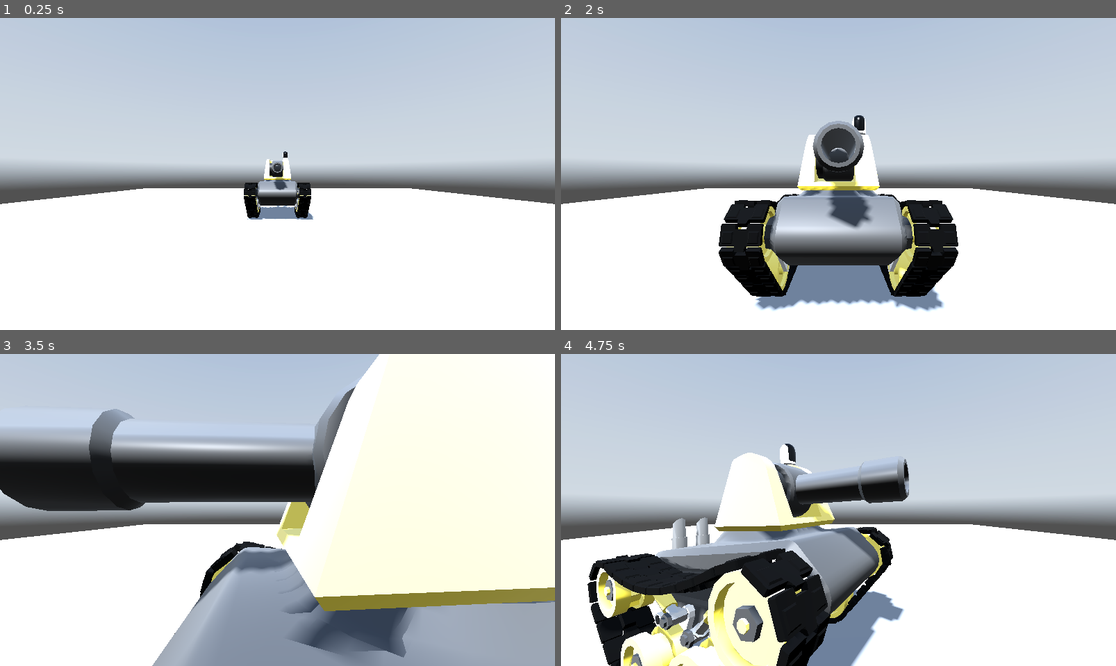
Above: before the commit, frames 1-4 (two rows, left to right).
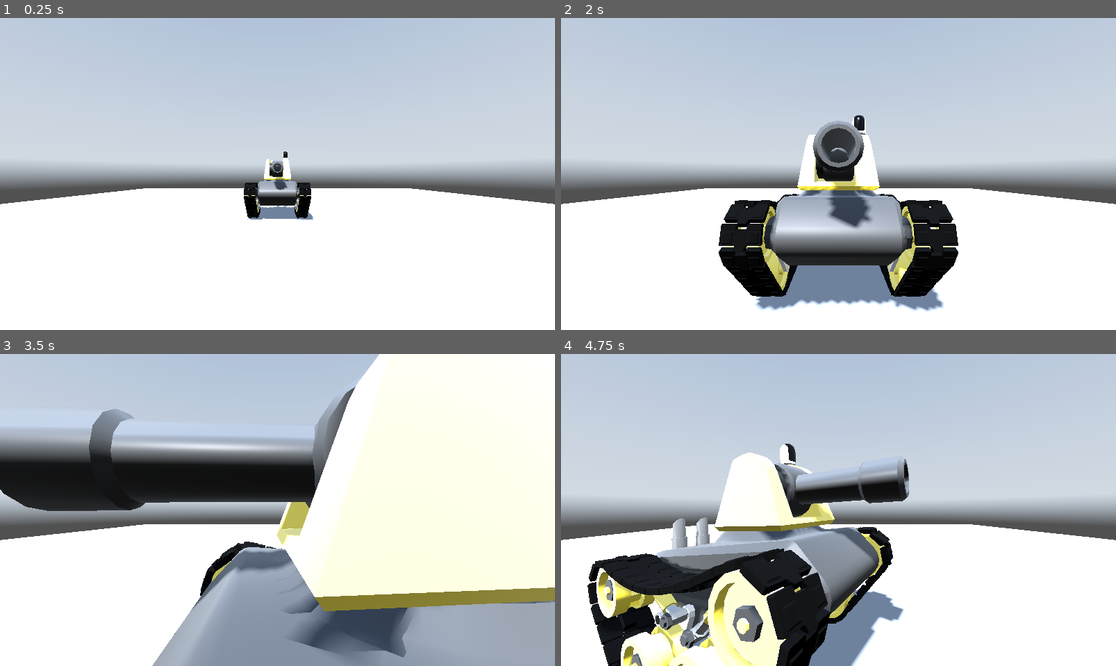
Above: after the commit, the same moments.

Repository: APlatner/robogames-2024
Game: Godot game, scene res://test_22122023.tscn
Two runs of this game, one before a commit and one after it. Both use one fixed random seed, a clock stepped at 60 frames per second and the inputs below. A sky picture missing from this copy of the repository is replaced by a grey-blue gradient.
Inputs:
- Up to frame 1 (0.25 s): no input
- Up to frame 2 (2 s): tap Enter at 0.5 s; hold W (forward) from 0.53 s (still down); tap Space (shoot) at 0.6, 1.35 s
- Up to frame 3 (3.5 s): release W (forward) at 2.03 s; hold A (left) from 2.03 s (still down); tap Space (shoot) at 2.1, 2.85 s
- Up to frame 4 (4.75 s): release A (left) at 3.53 s; hold S (backward) 3.53-4.28 s; tap Space (shoot) at 3.6, 4.35 s; hold D (right) from 4.28 s (still down)

The runs differ from the first frame. In frame 2, less than 0.1% of the frame differs, in the area x 28-72%, y 64-86%; in frame 3, less than 0.1%; in frame 4, 0.6%, in the area x 4-60%, y 55-100%.

Commit message:
reformat pathgen.gd

Diff:
--- a/pathgen.gd
+++ b/pathgen.gd
@@ -8,15 +8,14 @@
 
 var a: float = 0
 
+
 func _ready() -> void:
 	curve = Curve3D.new()
 	_generate_curve_points()
 
+
 func _process(delta: float) -> void:
 	_generate_curve_points()
-	#rear_idler.position.x += Input.get_axis('left', 'right') * delta * 2
-	#rear_idler.position.y += Input.get_axis('backward', 'forward') * delta * 2
-	#rotate_y(delta)
 
 
 func _generate_curve_points():
@@ -48,8 +47,8 @@
 	var n2 := 2 * PI / ((b1 - a1) - (b2 - a2))
 	var k2 := 4.0 / 3.0 * tan(PI / 2 / n2)
 
-	var t2a := -Vector3(-r2a.y, r2a.z, 0) * k2
-	var t2b := Vector3(-r2b.y, r2b.z, 0) * k2
+	var t2a := -Vector3(0, r2a.z, -r2a.y) * k2
+	var t2b := Vector3(0, r2b.z, -r2b.y) * k2
 
 	var p2b := to_local(rear_idler.global_position) + r2b
 	var p3a := to_local(front_idler.global_position) + r3a
